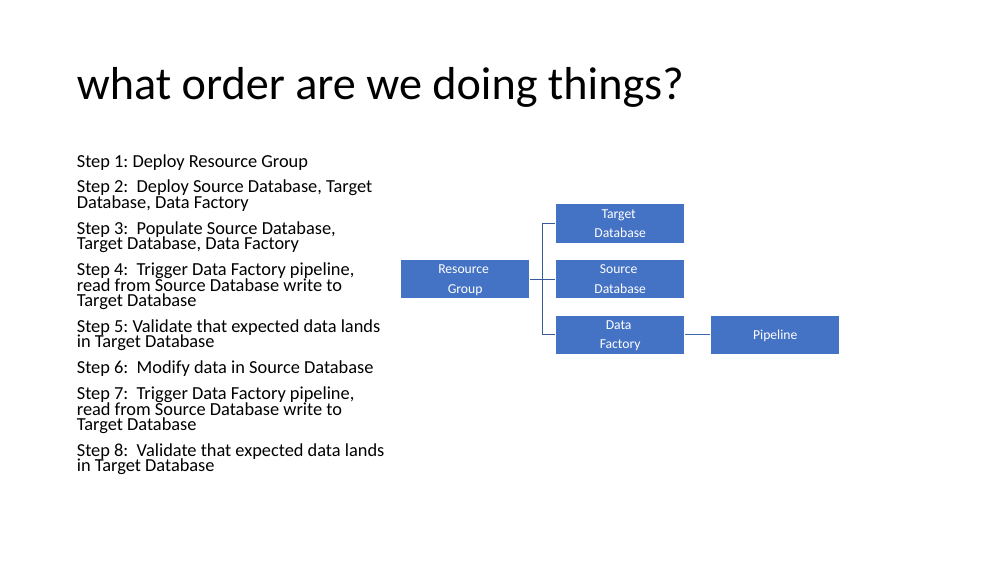
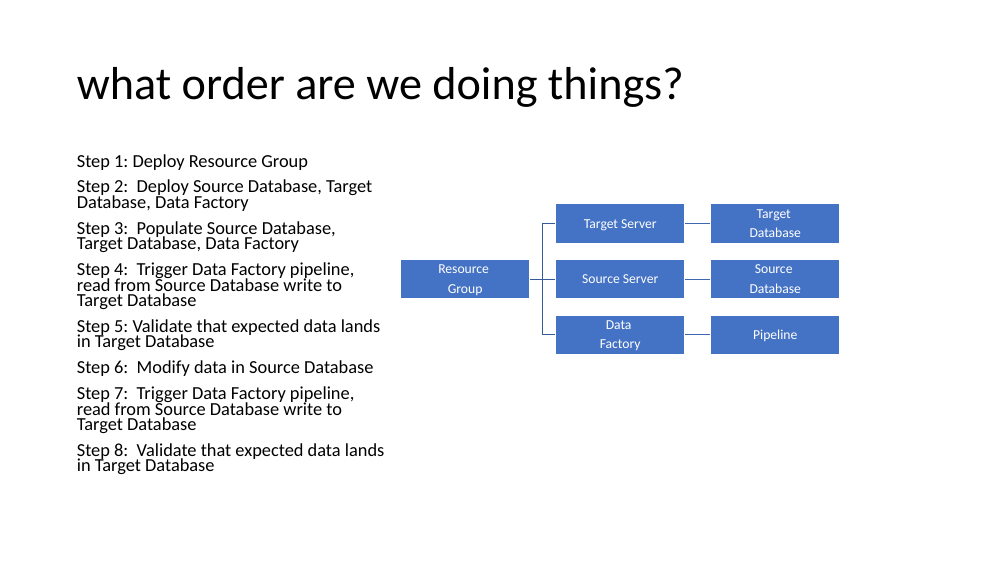
Before and after one commit to marc-jellinek/AzureDataFactoryDemo_SqlSpSink, a slide deck: slide 4 of AzDataFactoryDemo_SqlSpSink.pptx. Drawn at 1008x567 pixels with LibreOffice and Linux fonts; fonts in the diff are those of the drawing. Boxes give left, top, right and bottom in pixels: in the first picture for what was removed or moved away, otherwise in the second. Text is boxed around its words. In the diff, an @@ line names an element or a change of style, - is before the commit and + after.

```diff
--- a/AzDataFactoryDemo_SqlSpSink.pptx
+++ b/AzDataFactoryDemo_SqlSpSink.pptx
@@ text "Target": place and size @@
-text "Target" at box(594, 209, 645, 237)
+text "Target" at box(750, 209, 801, 237)
@@ text "Source": place and size @@
-text "Source" at box(594, 264, 645, 293)
+text "Source" at box(750, 264, 801, 293)
@@ group added at box(582, 204, 840, 299): 2 freeform shapes, 2 texts, 2 rectangles @@
+Target Server
+Source Server
```
Also in this commit, not shown: 2 other slides changed.
